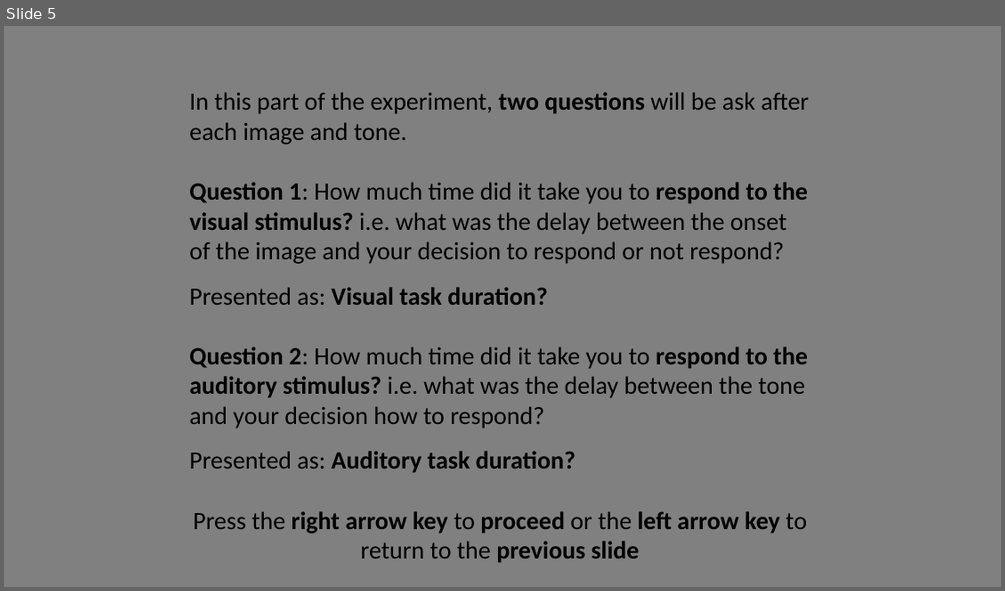
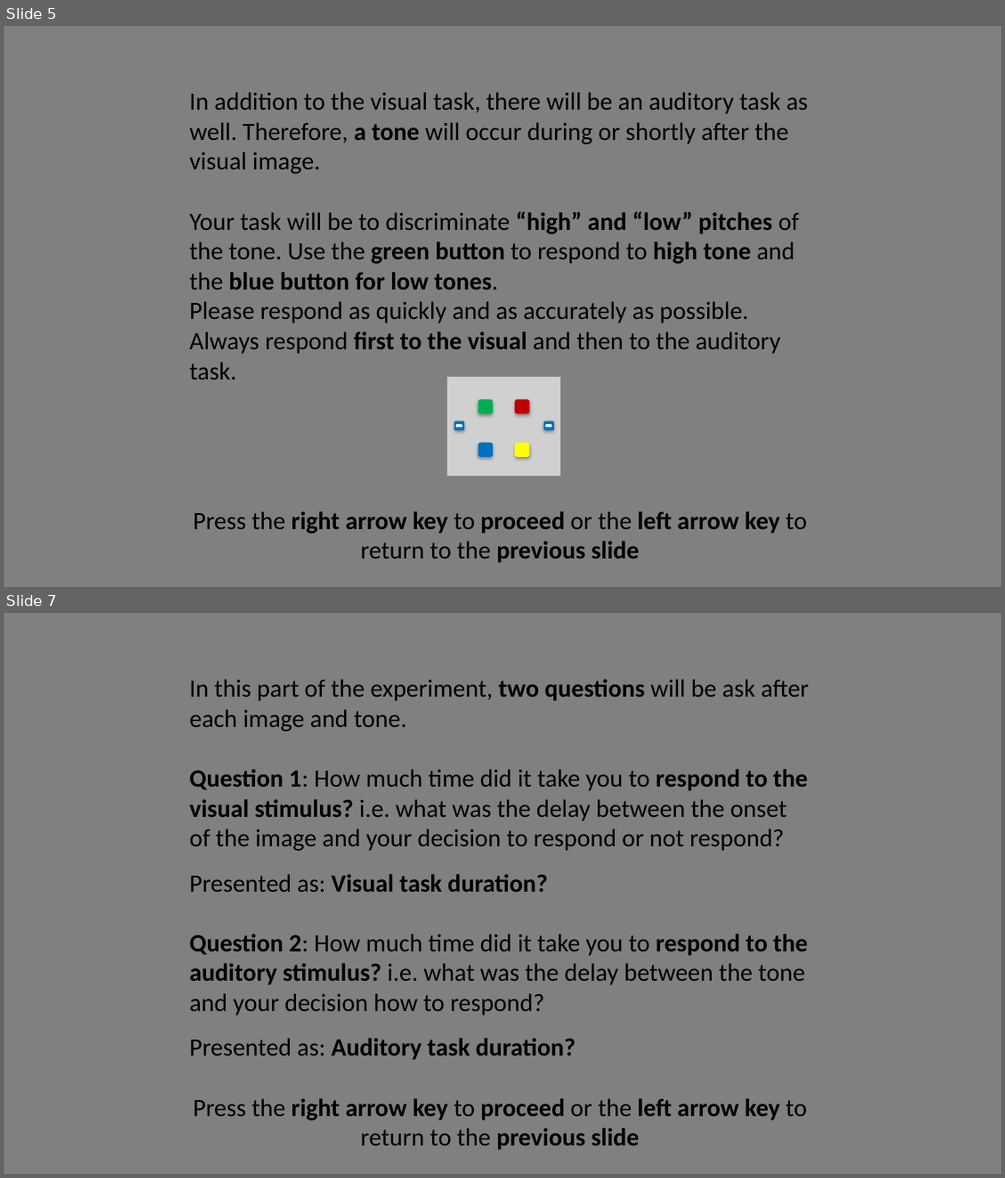
Before and after one commit to NCCLabMPI/Reconstructed_time_experiment, a slide deck: instructions/Instructions.pptx. Shown one above the other, each under a label of ours: slide 5 before the commit, slides 5 and 7 after it; the slides between them are not shown. The pictures are 1005x591 and 1005x1178 pixels, drawn with LibreOffice and Linux fonts; fonts in the diff are those of the drawing; grey boxes stand for pictures. Boxes give left, top, right and bottom in pixels: in the first picture for what was removed or moved away, otherwise in the second. Text is boxed around its words. In the diff, an @@ line names an element or a change of style, - is before the commit and + after.

```diff
--- a/instructions/Instructions.pptx
+++ b/instructions/Instructions.pptx
@@ slide 5 added at <box>4,26,1001,587</box>, background #808080 @@
@@ text added at <box>189,92,808,563</box>, 24 pt, text #000000 @@
+In addition to the visual task, there will be an auditory task as well. Therefore, a tone will occur during or shortly after the visual image.
+Your task will be to discriminate “high” and “low” pitches of the tone. Use the green button to respond to high tone and the blue button for low tones.
+Please respond as quickly and as accurately as possible. Always respond first to the visual and then to the auditory task.
+Press the right arrow key to proceed or the left arrow key to return to the previous slide
@@ group added at <box>446,376,561,475</box>: 6 rounded rectangles, 2 right arrows, 1 picture @@
@@ what was slide 5 is now slide 7 @@
```
Also in this commit, not shown: 4 slides changed, 1 other slide added, 19 other files.
